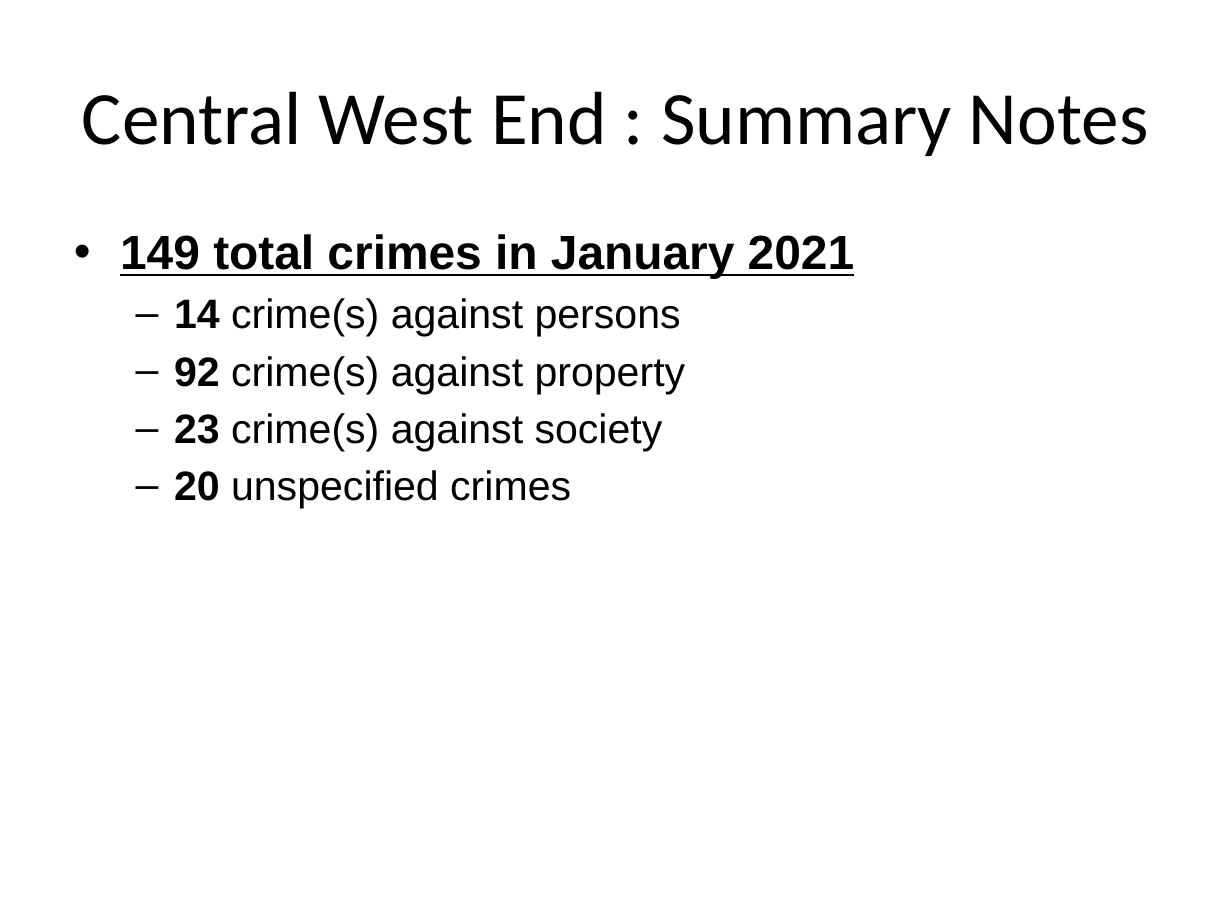
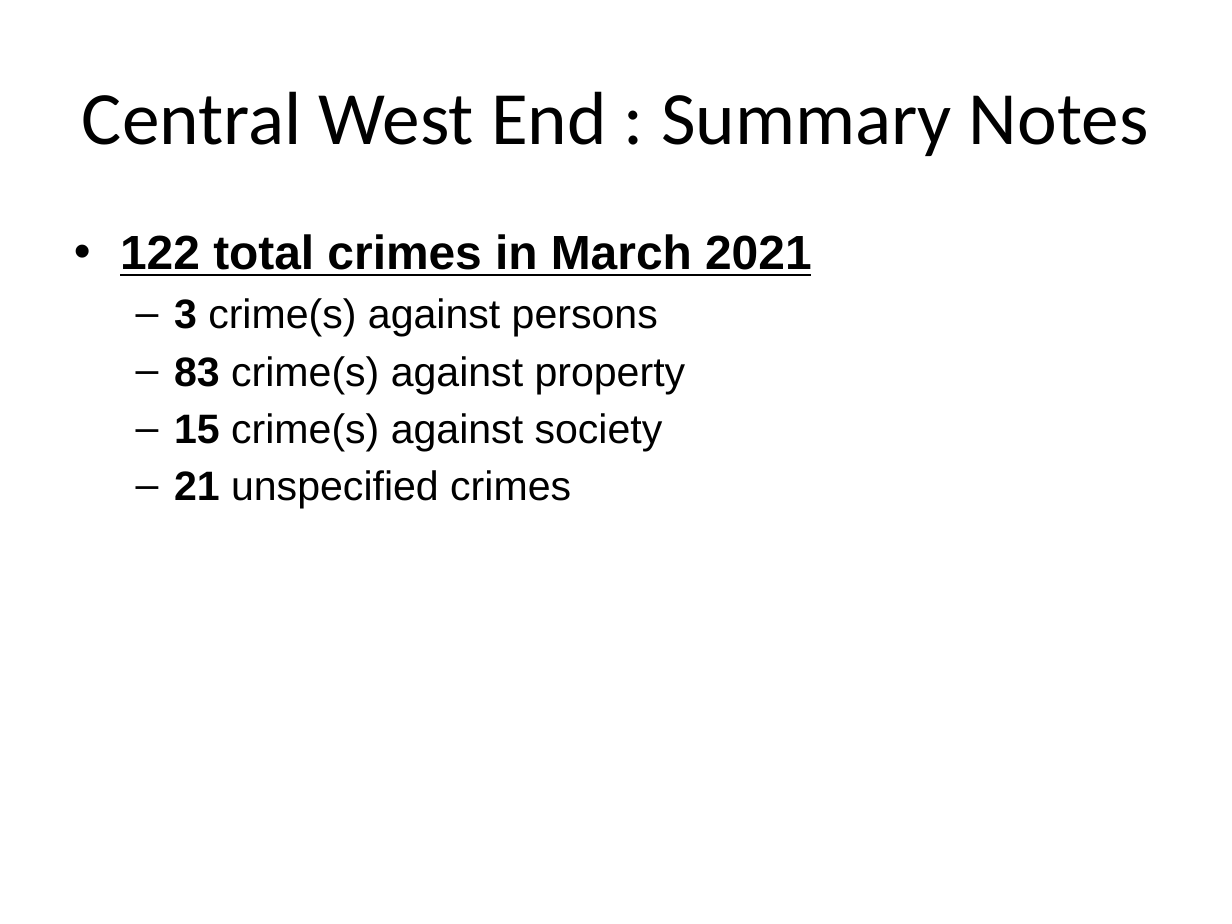
Before and after one commit to wumcrc/monthly-crime-reports, a slide deck: slide 9 of NIBRS/results/test.pptx (slide 16 before the commit). Drawn at 1232x924 pixels with LibreOffice and Linux fonts; fonts in the diff are those of the drawing. Boxes give left, top, right and bottom in pixels: in the first picture for what was removed or moved away, otherwise in the second. Text is boxed around its words. In the diff, an @@ line names an element or a change of style, - is before the commit and + after.

```diff
--- a/NIBRS/results/test.pptx
+++ b/NIBRS/results/test.pptx
@@ text at bbox=[120, 234, 812, 509]: text changed @@
-• 149 total crimes in January 2021
-  – 14 crime(s) against persons
-  – 92 crime(s) against property
-  – 23 crime(s) against society
-  – 20 unspecified crimes
+• 122 total crimes in March 2021
+  – 3 crime(s) against persons
+  – 83 crime(s) against property
+  – 15 crime(s) against society
+  – 21 unspecified crimes
```
Also in this commit, not shown: 21 other slides changed.
